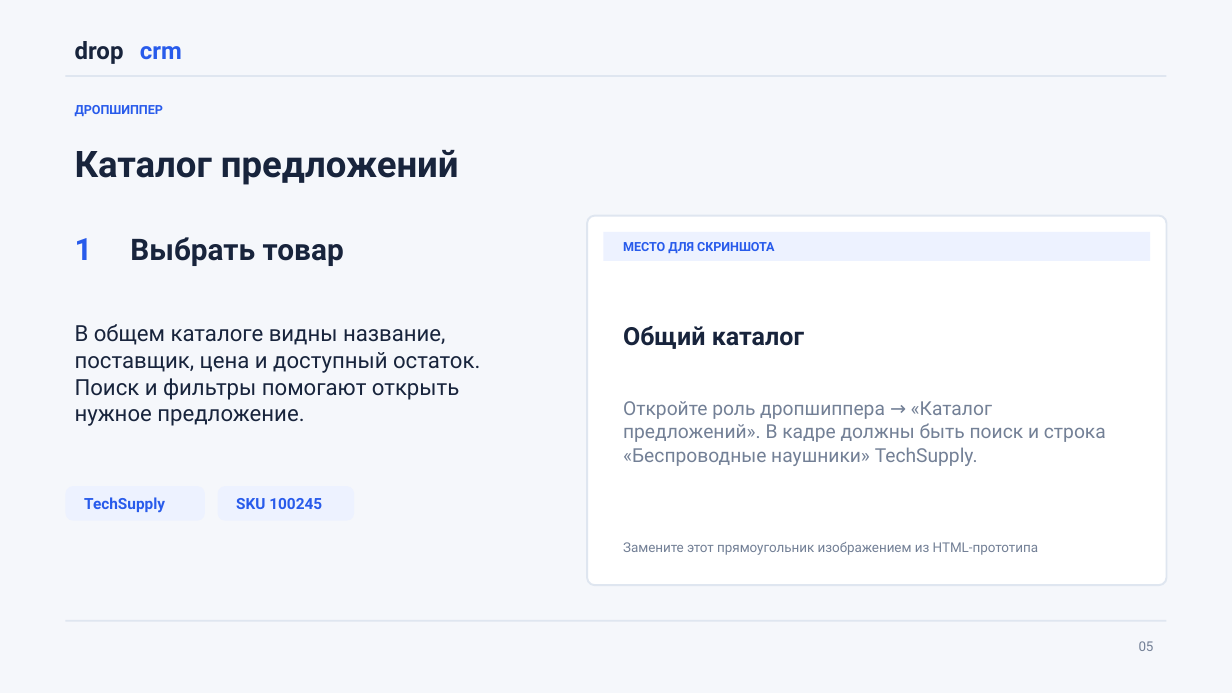
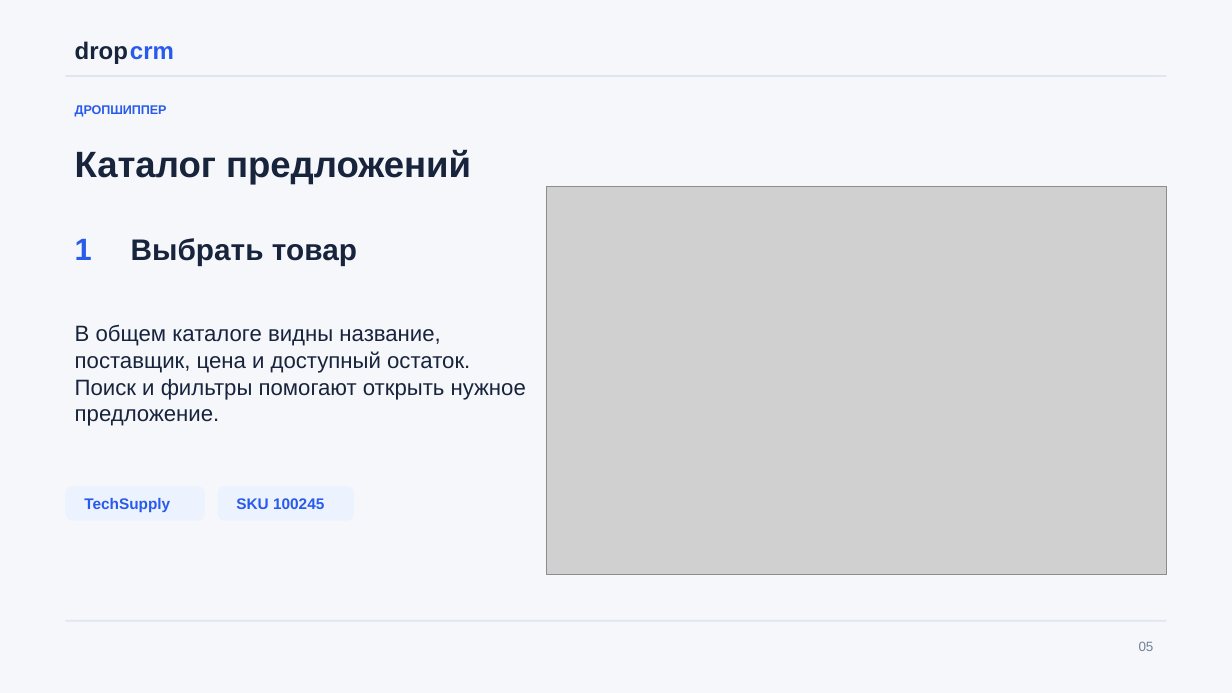
Before and after one commit to wertyqazx/DropCRM, a slide deck: slide 5 of DropCRM_Presentation_2026.pptx. Drawn at 1232x693 pixels with LibreOffice and Linux fonts; fonts in the diff are those of the drawing; grey boxes stand for pictures. Boxes give left, top, right and bottom in pixels: in the first picture for what was removed or moved away, otherwise in the second. Text is boxed around its words. In the diff, an @@ line names an element or a change of style, - is before the commit and + after.

```diff
--- a/DropCRM_Presentation_2026.pptx
+++ b/DropCRM_Presentation_2026.pptx
@@ font Roboto to Arial in 10 elements at bbox=[66, 32, 139, 66], bbox=[75, 105, 167, 117], bbox=[75, 149, 471, 184], bbox=[1139, 641, 1154, 651], bbox=[75, 238, 92, 260], bbox=[131, 238, 357, 265], bbox=[75, 324, 526, 426], bbox=[84, 498, 170, 512], bbox=[236, 498, 324, 509], bbox=[121, 32, 189, 66] @@
@@ text "crm": place and size @@
-text "crm" at bbox=[140, 46, 182, 60]
+text "crm" at bbox=[121, 32, 189, 66]
@@ picture added at bbox=[547, 187, 1167, 574] @@
@@ rounded rectangle removed at bbox=[587, 215, 1166, 585] @@
@@ rectangle removed at bbox=[604, 232, 1151, 261] @@
@@ text removed at bbox=[623, 242, 774, 253] @@
-МЕСТО ДЛЯ СКРИНШОТА
@@ text removed at bbox=[623, 326, 804, 349] @@
-Общий каталог
@@ text removed at bbox=[623, 401, 1106, 466] @@
-Откройте роль дропшиппера → «Каталог предложений». В кадре должны быть поиск и строка «Беспроводные наушники» TechSupply.
@@ text removed at bbox=[623, 542, 1039, 555] @@
-Замените этот прямоугольник изображением из HTML-прототипа
```
Also in this commit, not shown: 16 other slides changed.
